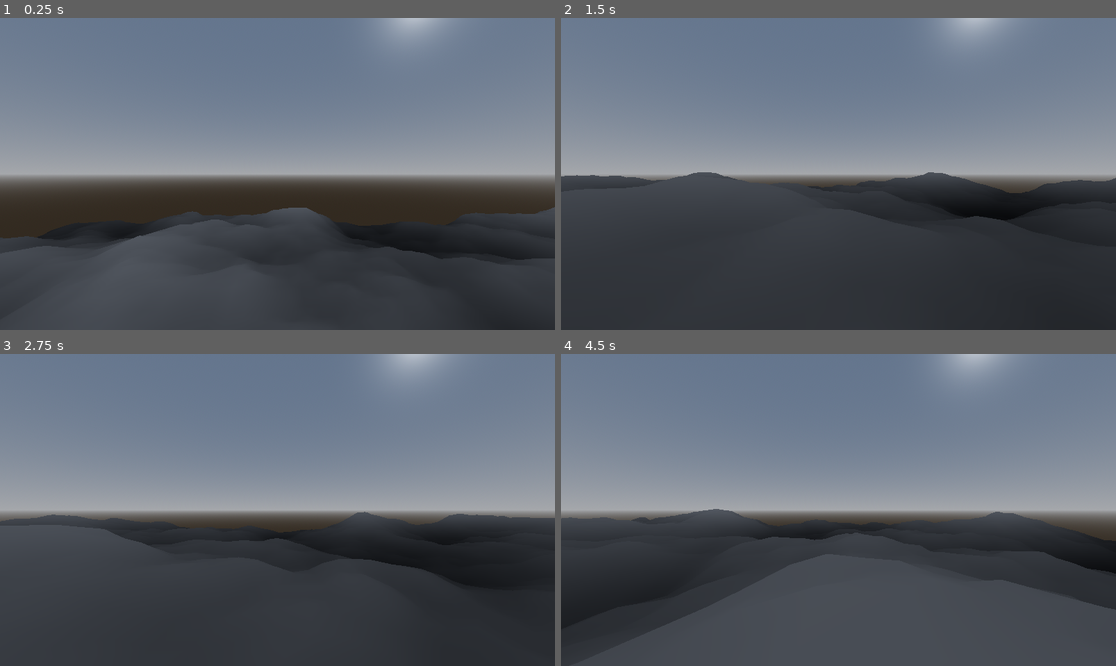
Above: before the commit, frames 1-4 (two rows, left to right).
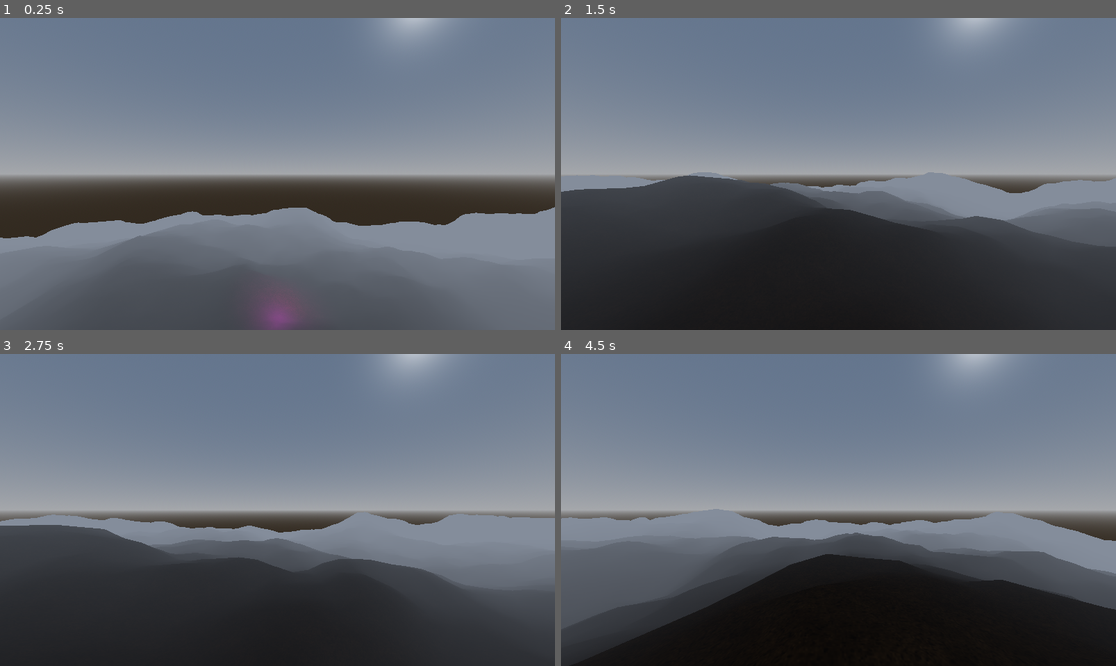
Above: after the commit, the same moments.

Repository: georgebutler/obelisk
Game: Godot game, scene res://scenes/world/world.tscn
Same seed, same stepped clock (60 frames per second), same inputs: the game is played once before the commit and once after it.
Inputs:
- Up to frame 1 (0.25 s): no input
- Up to frame 2 (1.5 s): hold Right (ui_right) 0.53-1.28 s; hold Down (ui_down) from 1.28 s (still down)
- Up to frame 3 (2.75 s): release Down (ui_down) at 2.03 s; hold Right (ui_right) from 2.03 s (still down)
- Up to frame 4 (4.5 s): release Right (ui_right) at 2.78 s; hold Up (ui_up) 2.78-3.53 s; hold Left (ui_left) from 3.53 s (still down)

The runs differ from the first frame. In frame 1, 27% of the frame differs, in the area x 0-100%, y 60-100%; in frame 2, 21%; in frame 3, 20%; in frame 4, 40%, in the area x 0-100%, y 49-100%.

Commit message:
fog setup

Diff:
--- a/scenes/chunk/chunk.gd
+++ b/scenes/chunk/chunk.gd
@@ -15,13 +15,14 @@
 	if not world_resource or not world_resource.noise:
 		return
 
-	var chunk_size = float(world_resource.chunk_size)  # Convert to float
-	var resolution = float(world_resource.resolution)  # Convert to float
+	var chunk_size = float(world_resource.chunk_size)
+	var resolution = float(world_resource.resolution)
 	var noise = world_resource.noise
 
 	var vertices = PackedVector3Array()
 	var indices = PackedInt32Array()
 	var colors = PackedColorArray()
+	var normals = PackedVector3Array()
 
 	# Calculate the actual world position of this chunk's origin
 	var chunk_world_x = global_position.x
@@ -48,8 +49,11 @@
 			vertices.append(vertex)
 
 			# Height-based color
-			var color_value = (height / world_resource.height_scale + 1.0) / 2.0  # Normalize to 0-1 range
+			var color_value = (height / world_resource.height_scale + 1.0) / 2.0
 			colors.append(Color(color_value, color_value, color_value))
+
+			# Initialize normals (will be recalculated later)
+			normals.append(Vector3.UP)
 
 	# Generate indices for triangles
 	for x in range(int(resolution)):
@@ -62,11 +66,37 @@
 			indices.append(i + int(resolution) + 1)
 			indices.append(i + int(resolution) + 2)
 
+	# Calculate normals
+	# Reset normals array
+	normals.clear()
+	normals.resize(vertices.size())
+	for i in range(0, indices.size(), 3):
+		var idx1 = indices[i]
+		var idx2 = indices[i + 1]
+		var idx3 = indices[i + 2]
+
+		var v1 = vertices[idx1]
+		var v2 = vertices[idx2]
+		var v3 = vertices[idx3]
+
+		# Calculate triangle normal
+		var normal = (v2 - v1).cross(v3 - v1).normalized()
+
+		# Add the triangle's normal to all three vertices
+		normals[idx1] += normal
+		normals[idx2] += normal
+		normals[idx3] += normal
+
+	# Normalize all vertex normals
+	for i in range(normals.size()):
+		normals[i] = normals[i].normalized()
+
 	# Create ArrayMesh
 	var arr_mesh = ArrayMesh.new()
 	var arrays = []
 	arrays.resize(Mesh.ARRAY_MAX)
 	arrays[Mesh.ARRAY_VERTEX] = vertices
+	arrays[Mesh.ARRAY_NORMAL] = normals
 	arrays[Mesh.ARRAY_COLOR] = colors
 	arrays[Mesh.ARRAY_INDEX] = indices
 
--- a/scenes/chunk/chunk.gdshader
+++ b/scenes/chunk/chunk.gdshader
@@ -1,9 +1,21 @@
 shader_type spatial;
+render_mode vertex_lighting, world_vertex_coords;
+
+uniform sampler2D texture_1;
+uniform sampler2D texture_2;
+uniform vec2 scale = vec2(0.5);
+
+varying vec3 world_pos;
 
 void vertex() {
-	COLOR = COLOR;
+    world_pos = VERTEX;
 }
 
 void fragment() {
-	ALBEDO = COLOR.rgb;
+    vec2 world_uv = world_pos.xz * scale;
+
+    vec4 tex1 = texture(texture_1, world_uv);
+    vec4 tex2 = texture(texture_2, world_uv);
+
+    ALBEDO = mix(tex1.rgb, tex2.rgb, smoothstep(0.0, 1.0, dot(COLOR.rgb, vec3(0.3))));
 }
--- a/scenes/chunk/chunk.tscn
+++ b/scenes/chunk/chunk.tscn
@@ -1,12 +1,17 @@
-[gd_scene load_steps=7 format=4 uid="uid://bp880g4mcr2h0"]
+[gd_scene load_steps=9 format=4 uid="uid://bp880g4mcr2h0"]
 
 [ext_resource type="Script" path="res://scenes/chunk/chunk.gd" id="1_7wy7r"]
 [ext_resource type="Resource" uid="uid://bsofaiisj7avc" path="res://resources/world_settings.tres" id="2_f28t6"]
 [ext_resource type="Shader" path="res://scenes/chunk/chunk.gdshader" id="3_wcxuk"]
+[ext_resource type="Texture2D" uid="uid://b7y4ybbdk5t5j" path="res://textures/Dirt_09-128x128.png" id="4_thp0w"]
+[ext_resource type="Texture2D" uid="uid://ejtm440n1jkj" path="res://textures/Dirt_15-128x128.png" id="5_8i32l"]
 
 [sub_resource type="ShaderMaterial" id="ShaderMaterial_qv5tb"]
 render_priority = 0
 shader = ExtResource("3_wcxuk")
+shader_parameter/scale = Vector2(0.5, 0.5)
+shader_parameter/texture_1 = ExtResource("4_thp0w")
+shader_parameter/texture_2 = ExtResource("5_8i32l")
 
 [sub_resource type="ConcavePolygonShape3D" id="ConcavePolygonShape3D_ltfp4"]
 data = PackedVector3Array(0, 0, 0, 1, 0.0182, 0, 0, 0, 1, 0, 0, 1, 1, 0.0182, 0, 1, 0.0263, 1, 0, 0, 1, 1, 0.0263, 1, 0 …(22088 unchanged characters)…
--- a/scenes/world/world.gd
+++ b/scenes/world/world.gd
@@ -1,6 +1,7 @@
 extends Node
 
 @export var world_resource: WorldSettings
+@export var world_environment: WorldEnvironment
 @export var chunk_scene: PackedScene
 @export var player_scene: PackedScene
 
@@ -8,7 +9,11 @@
 var loaded_chunks = {}
 
 func _ready():
-	# Set up player
+	world_environment.environment.fog_enabled = true
+	world_environment.environment.fog_mode = Environment.FOG_MODE_DEPTH
+	world_environment.environment.fog_depth_end = world_resource.render_distance * world_resource.chunk_size
+	world_environment.environment.fog_depth_begin = 0
+
 	player_instance.transform.origin = Vector3(0, 10, 0)
 	add_child(player_instance)
 	update_chunks(player_instance.transform.origin)
--- a/scenes/world/world.tscn
+++ b/scenes/world/world.tscn
@@ -16,14 +16,27 @@
 ambient_light_source = 3
 reflected_light_source = 2
 
-[node name="World" type="Node"]
+[sub_resource type="BoxMesh" id="BoxMesh_txusv"]
+
+[node name="World" type="Node" node_paths=PackedStringArray("world_environment")]
 script = ExtResource("1_cmh7x")
 world_resource = ExtResource("2_gd4ef")
+world_environment = NodePath("WorldEnvironment")
 chunk_scene = ExtResource("3_7iqs6")
 player_scene = ExtResource("1_oyxbq")
 
 [node name="DirectionalLight3D" type="DirectionalLight3D" parent="."]
 transform = Transform3D(0.819152, 0.32899, 0.469846, -7.16125e-08, -0.819152, 0.573576, 0.573576, -0.469846, -0.67101, 0, 0, 0)
+light_bake_mode = 0
+shadow_enabled = true
 
 [node name="WorldEnvironment" type="WorldEnvironment" parent="."]
 environment = SubResource("Environment_jqa0y")
+
+[node name="OmniLight3D" type="OmniLight3D" parent="."]
+transform = Transform3D(1, 0, 0, 0, 1, 0, 0, 0, 1, 0, -0.615831, -14.6235)
+light_color = Color(0.613202, 0.000276463, 0.613198, 1)
+light_energy = 4.92
+
+[node name="MeshInstance3D" type="MeshInstance3D" parent="OmniLight3D"]
+mesh = SubResource("BoxMesh_txusv")
Not shown: 1 places in scenes/world/world.tscn that only renumber resources
Binary file added: textures/Dirt_09-128x128.png
Not shown, added: textures/Dirt_09-128x128.png.import
Binary file added: textures/Dirt_15-128x128.png
Not shown, added: textures/Dirt_15-128x128.png.import
Not shown, changed: .DS_Store
Not shown, changed: scenes/.DS_Store
